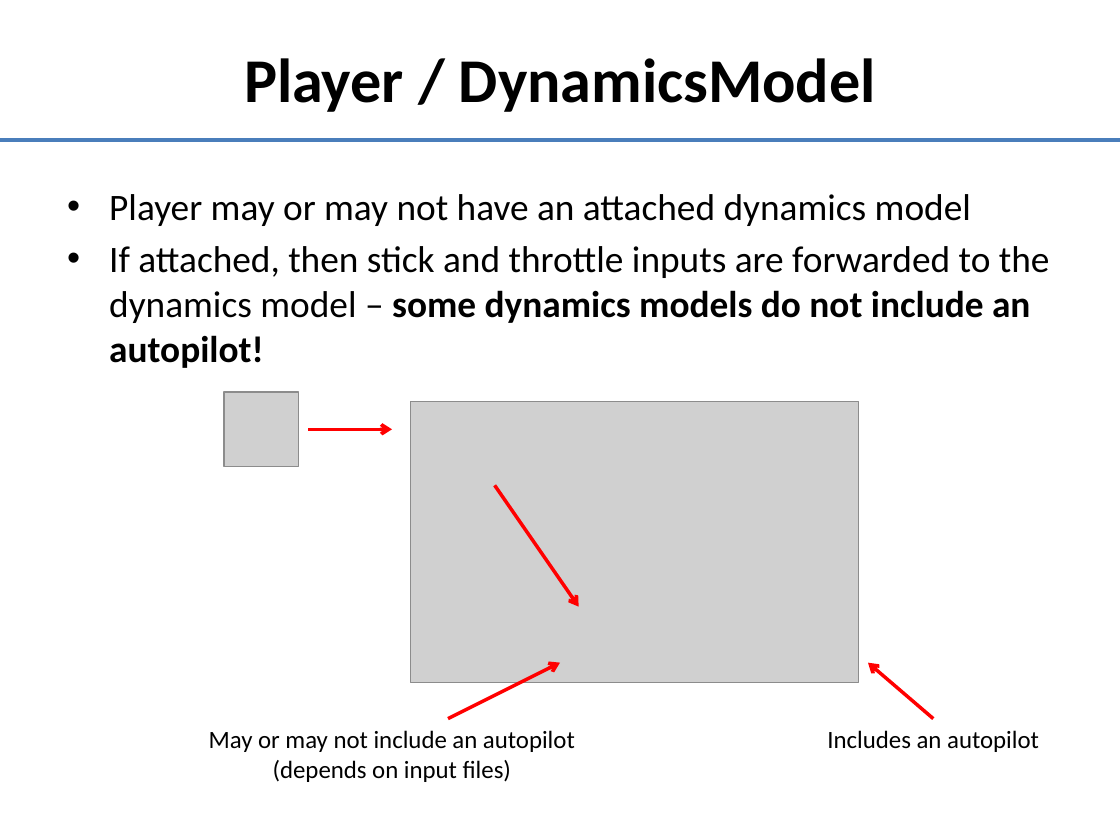
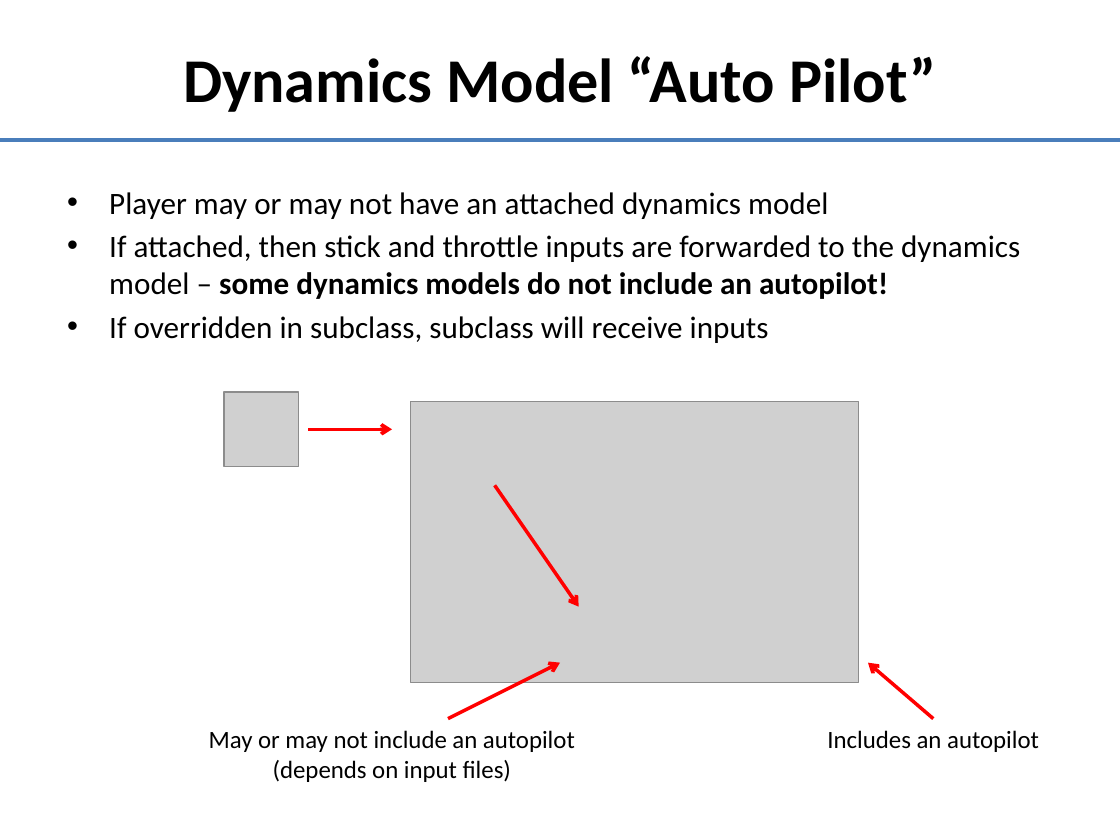
Before and after one commit to doughodson/OpenEaagles, a slide deck: slide 20 of doc/umlDiagrams/player-control-logic.pptx (slide 17 before the commit). Drawn at 1120x840 pixels with LibreOffice and Linux fonts; fonts in the diff are those of the drawing; grey boxes stand for pictures. Boxes give left, top, right and bottom in pixels: in the first picture for what was removed or moved away, otherwise in the second. Text is boxed around its words. In the diff, an @@ line names an element or a change of style, - is before the commit and + after.

```diff
--- a/doc/umlDiagrams/player-control-logic.pptx
+++ b/doc/umlDiagrams/player-control-logic.pptx
@@ title at (183, 56, 936, 112): text changed @@
-Player / DynamicsModel
+Dynamics Model “Auto Pilot”
@@ text at (109, 192, 1020, 299): size 24 to 20 pt in "Player may or may not have an ...", "If attached, then stick and throttle inputs ..." @@
@@ text at (109, 316, 769, 343): paragraph added @@
+• If overridden in subclass, subclass will receive inputs
```
Also in this commit, not shown: 11 other slides changed, 5 slides added, 1 other file.
